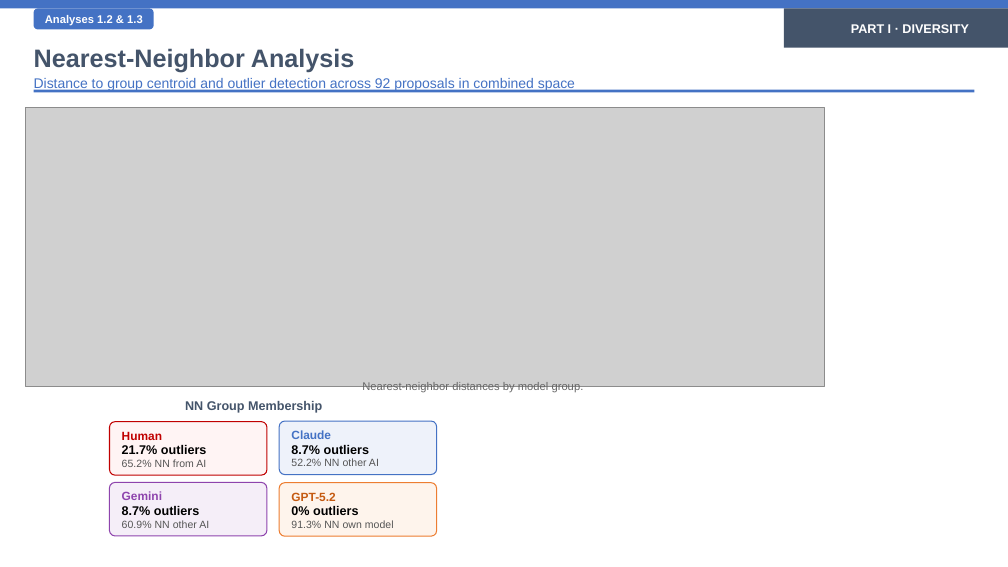
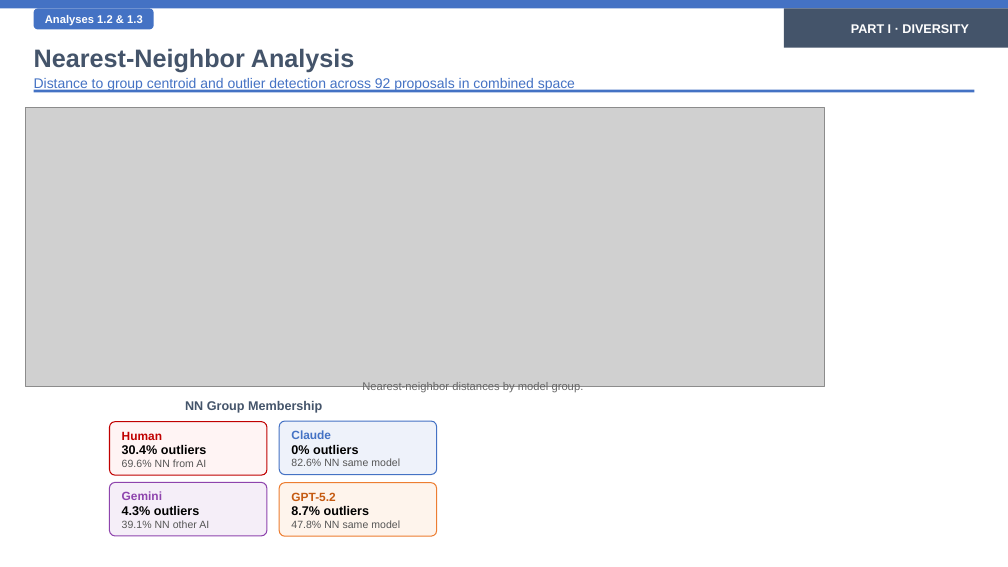
Before and after one commit to eveyhuang/human-AI-proposal, a slide deck: slide 11 of results/slides/style_controlled_comparison_presentation.pptx. Drawn at 1008x567 pixels with LibreOffice and Linux fonts; fonts in the diff are those of the drawing; grey boxes stand for pictures. Boxes give left, top, right and bottom in pixels: in the first picture for what was removed or moved away, otherwise in the second. Text is boxed around its words. In the diff, an @@ line names an element or a change of style, - is before the commit and + after.

```diff
--- a/results/slides/style_controlled_comparison_presentation.pptx
+++ b/results/slides/style_controlled_comparison_presentation.pptx
@@ text at (x1=122, y1=445, x2=207, y2=454): text changed @@
-21.7% outliers
+30.4% outliers
@@ text at (x1=291, y1=445, x2=359, y2=454): text changed @@
-8.7% outliers
+0% outliers
@@ text at (x1=122, y1=459, x2=206, y2=467): text changed @@
-65.2% NN from AI
+69.6% NN from AI
@@ text at (x1=291, y1=458, x2=400, y2=466): text changed @@
-52.2% NN other AI
+82.6% NN same model
@@ text at (x1=122, y1=506, x2=200, y2=515): text changed @@
-8.7% outliers
+4.3% outliers
@@ text at (x1=291, y1=506, x2=370, y2=515): text changed @@
-0% outliers
+8.7% outliers
@@ text at (x1=122, y1=520, x2=209, y2=528): text changed @@
-60.9% NN other AI
+39.1% NN other AI
@@ text at (x1=291, y1=520, x2=400, y2=528): text changed @@
-91.3% NN own model
+47.8% NN same model
```
Also in this commit, not shown: 16 other slides changed, 2 other files.
